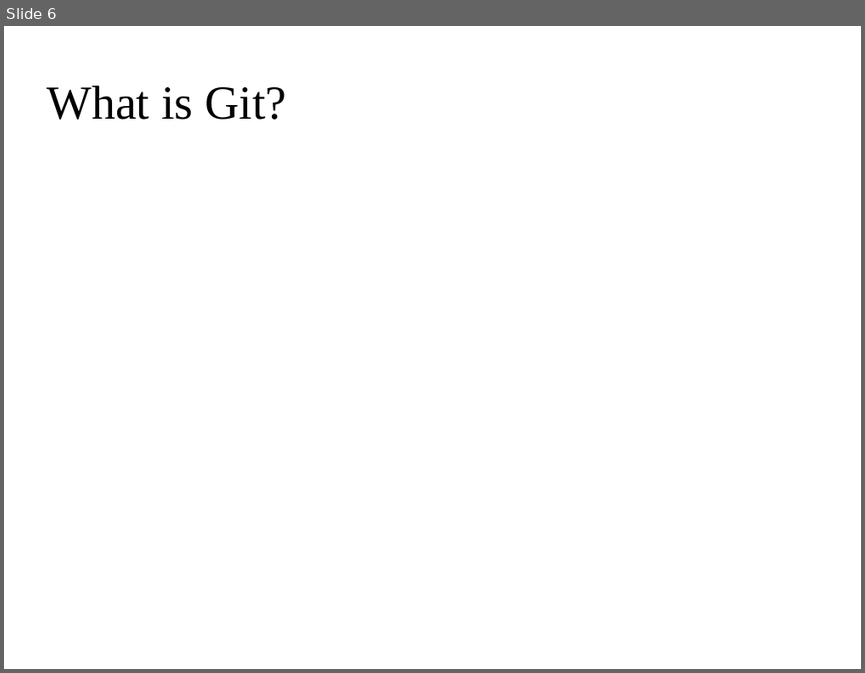
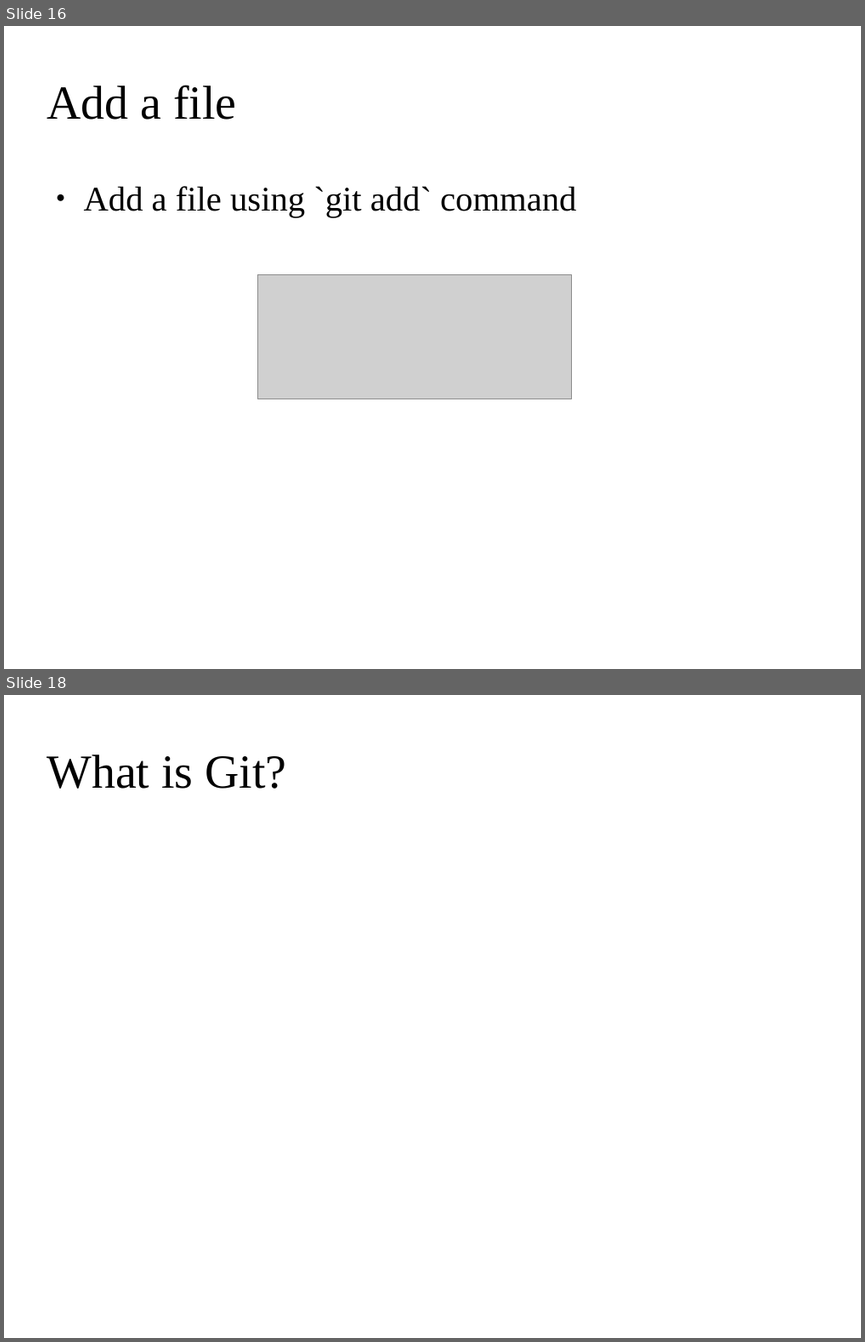
Before and after one commit to ehsansh84/git-tutorial, a slide deck: git.odp. Shown one above the other, each under a label of ours: slide 6 before the commit, slides 16 and 18 after it; the slides between them are not shown. The pictures are 865x673 and 865x1342 pixels, drawn with LibreOffice and Linux fonts; fonts in the diff are those of the drawing; grey boxes stand for pictures; background and template pictures are left out. Boxes give left, top, right and bottom in pixels: in the first picture for what was removed or moved away, otherwise in the second. Text is boxed around its words. In the diff, an @@ line names an element or a change of style, - is before the commit and + after.

```diff
--- a/git.odp
+++ b/git.odp
@@ slide 16 added at [4, 26, 861, 669], background picture (left out) @@
@@ title added at [46, 85, 236, 120], 44 pt, text #000000 @@
+Add a file
@@ text added at [84, 186, 576, 217], 32 pt, text #000000 @@
+● Add a file using `git add` command
@@ picture added at [258, 275, 572, 399] @@
@@ what was slide 6 is now slide 18 @@
```
Also in this commit, not shown: 1 slide changed, 19 other slides added.
